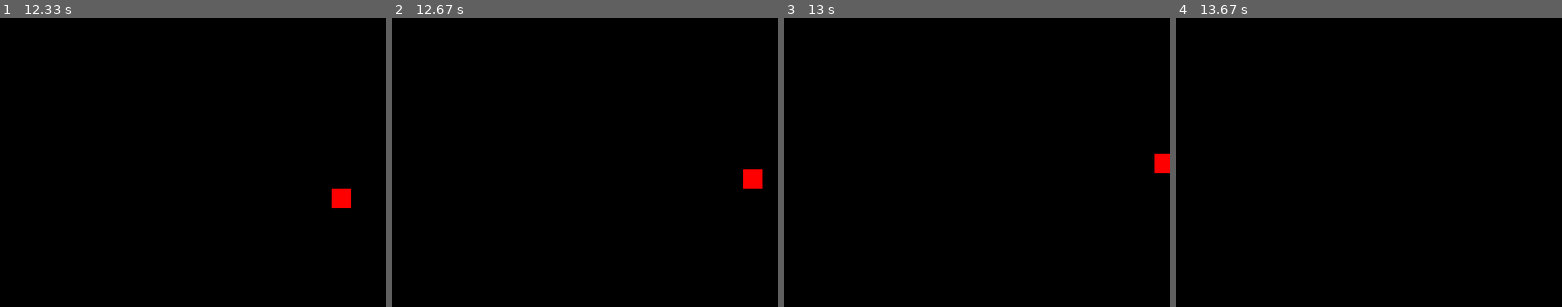
Above: before the commit, frames 1-4 (left to right).
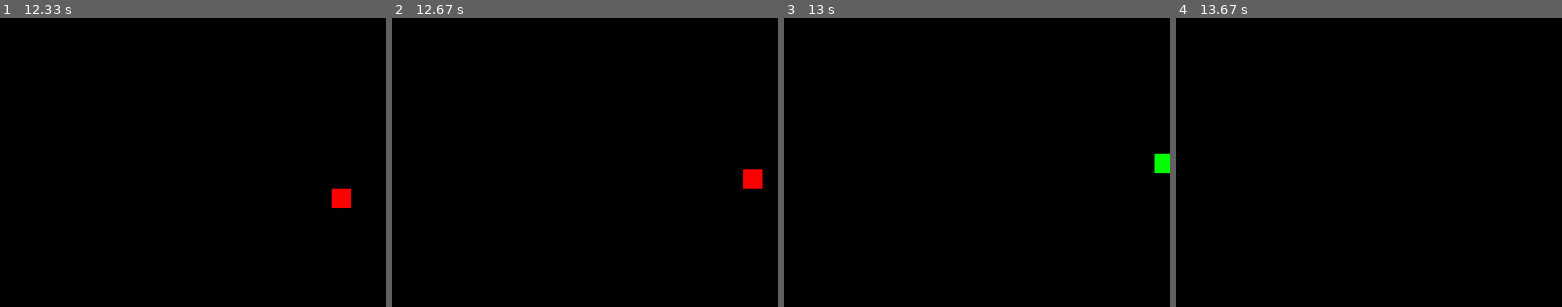
Above: after the commit, the same moments.

Repository: doremifasollasi/goIT_python-marathon-pygame
Game: pygame game, started from main.py
Same seed, same stepped clock (60 frames per second), same inputs: the game is played once before the commit and once after it.
Inputs:
- Up to frame 1 (12.33 s): no input
- Up to frame 2 (12.67 s): no input
- Up to frame 3 (13 s): no input
- Up to frame 4 (13.67 s): no input
The pictures show only the part of the screen within x 50-100%, y 40-90%; the shares and areas given below are measured in that part.

Frames 1-2 are identical in both runs. In frame 3, 0.3% of the frame differs, in the area x 95-100%, y 46-54%; in frame 4, nothing differs.

Commit message:
Added constants for colors

Diff:
--- a/main.py
+++ b/main.py
@@ -7,6 +7,8 @@
 
 BLACK = 0, 0, 0
 WHITE = 255, 255, 255
+RED = 255, 0, 0
+GREEN = 0,255, 0
 
 
 main_surface = pygame.display.set_mode(screen)
@@ -25,11 +27,11 @@
     ball_rect = ball_rect.move(ball_speed)
 
     if ball_rect.bottom >= height or ball_rect.top <= 0: #відбивання м'яча від верхньої та нижньої сторони ігрового поля зі зміною кольору
-        ball.fill((255, 0, 0))
+        ball.fill((RED))
         ball_speed[1] = -ball_speed[1]
 
     if ball_rect.right >= width or ball_rect.left <= 0: #відбивання м'яча від правої та лівої сторони ігрового поля зі зміною кольору
-        ball.fill((255, 0, 0))
+        ball.fill((GREEN))
         ball_speed[1] = -ball_speed[1]
 
     main_surface.fill(BLACK)
